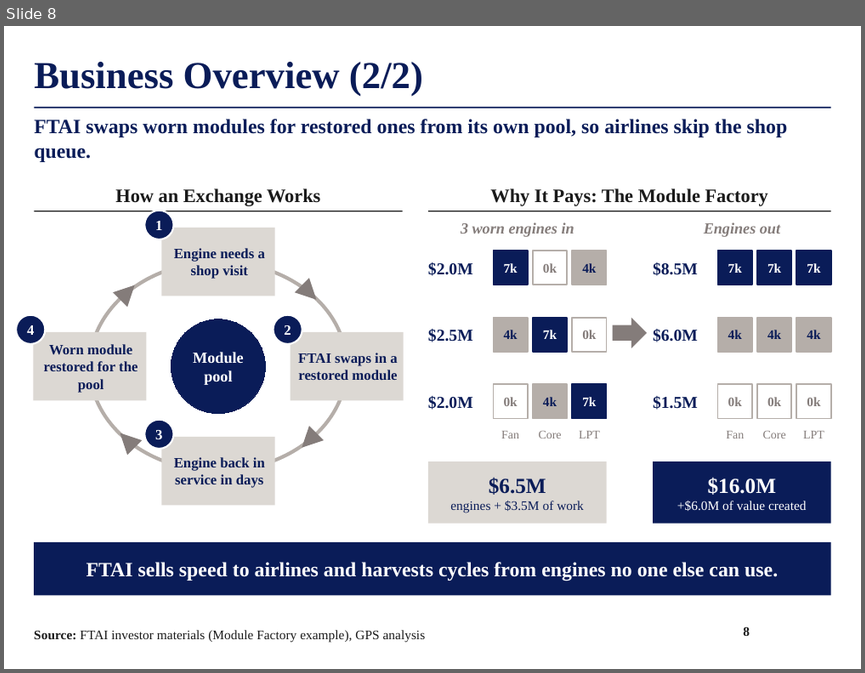
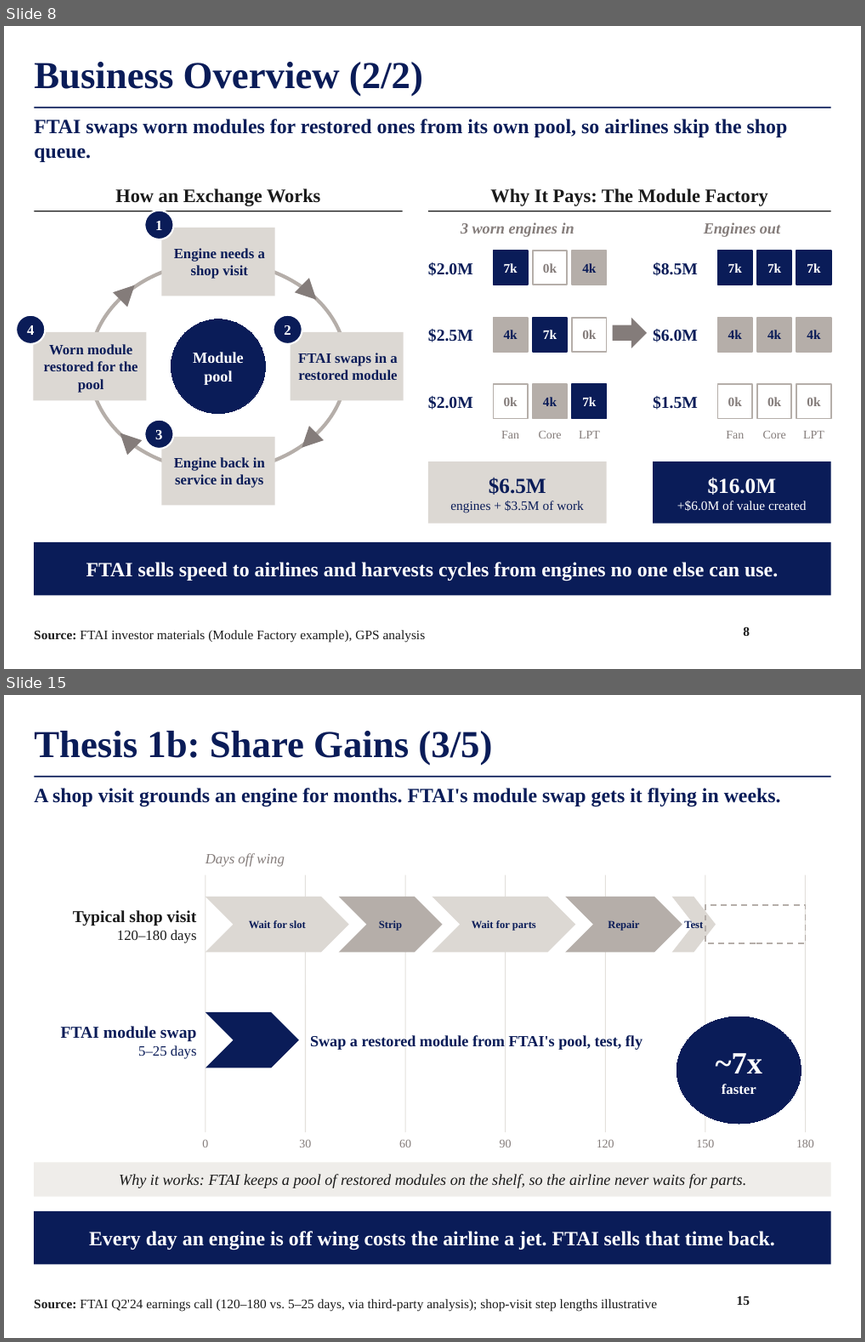
Before and after one commit to maxlsmls-dot/SPOT, a slide deck: deck/FTAI_Long_Pitch.pptx. Shown one above the other, each under a label of ours: slide 8 before the commit, slides 8 and 15 after it; the slides between them are not shown. The pictures are 865x673 and 865x1342 pixels, drawn with LibreOffice and Linux fonts; fonts in the diff are those of the drawing; background and template pictures are left out. Boxes give left, top, right and bottom in pixels: in the first picture for what was removed or moved away, otherwise in the second. Text is boxed around its words. In the diff, an @@ line names an element or a change of style, - is before the commit and + after.

```diff
--- a/deck/FTAI_Long_Pitch.pptx
+++ b/deck/FTAI_Long_Pitch.pptx
@@ slide 15 added at (x1=4, y1=695, x2=861, y2=1338), background #FFFFFF; not listed: 1 template element that a slide beside it also shows @@
@@ title added at (x1=34, y1=731, x2=492, y2=765), 32 pt, text #0A1C58, bold @@
+Thesis 1b: Share Gains (3/5)
@@ text added at (x1=34, y1=788, x2=781, y2=806), 17 pt, text #0A1C58, bold @@
+A shop visit grounds an engine for months. FTAI's module swap gets it flying in weeks.
@@ text added at (x1=205, y1=853, x2=284, y2=867), 12 pt, text #847C7A, italic @@
+Days off wing
@@ line added from (205, 875) to (205, 1132), #E3E0DC 0.75 pt @@
@@ chevron added at (x1=205, y1=896, x2=349, y2=952), fill #DCD8D3, 9 pt, text #0A1C58, bold @@
+Wait for slot
@@ line added from (306, 875) to (306, 1132), #E3E0DC 0.75 pt @@
@@ chevron added at (x1=339, y1=896, x2=443, y2=952), fill #B5AEA9, 9 pt, text #0A1C58, bold @@
+Strip
@@ line added from (405, 875) to (405, 1132), #E3E0DC 0.75 pt @@
@@ chevron added at (x1=432, y1=896, x2=575, y2=952), fill #DCD8D3, 9 pt, text #0A1C58, bold @@
+Wait for parts
@@ line added from (506, 875) to (506, 1132), #E3E0DC 0.75 pt @@
@@ chevron added at (x1=565, y1=896, x2=681, y2=952), fill #B5AEA9, 9 pt, text #0A1C58, bold @@
+Repair
@@ line added from (606, 875) to (606, 1132), #E3E0DC 0.75 pt @@
@@ chevron added at (x1=671, y1=896, x2=715, y2=952), fill #DCD8D3, 9 pt, text #0A1C58, bold @@
+Test
@@ line added from (705, 875) to (705, 1132), #E3E0DC 0.75 pt @@
@@ line added from (805, 875) to (805, 1132), #E3E0DC 0.75 pt @@
@@ text added at (x1=73, y1=910, x2=197, y2=943), 14 pt, text #1A1A1A, bold @@
+Typical shop visit
+120–180 days
@@ rectangle added at (x1=705, y1=905, x2=805, y2=943), outline #B5AEA9 1.25 pt dashed @@
@@ text added at (x1=61, y1=1026, x2=197, y2=1059), 14 pt, text #0A1C58, bold @@
+FTAI module swap
+5–25 days
@@ chevron added at (x1=205, y1=1012, x2=299, y2=1067), fill #0A1C58 @@
@@ ellipse added at (x1=676, y1=1016, x2=800, y2=1123), fill #0A1C58, outline #0A1C58 0.75 pt, 12 pt, text #FFFFFF, bold @@
+~7x
+faster
@@ text added at (x1=310, y1=1035, x2=642, y2=1049), 13 pt, text #0A1C58, bold @@
+Swap a restored module from FTAI's pool, test, fly
@@ text added at (x1=202, y1=1140, x2=208, y2=1147), 10 pt, text #847C7A @@
+0
@@ text added at (x1=299, y1=1140, x2=311, y2=1147), 10 pt, text #847C7A @@
+30
@@ text added at (x1=399, y1=1140, x2=411, y2=1147), 10 pt, text #847C7A @@
+60
@@ text added at (x1=500, y1=1140, x2=511, y2=1147), 10 pt, text #847C7A @@
+90
@@ text added at (x1=596, y1=1140, x2=614, y2=1147), 10 pt, text #847C7A @@
+120
@@ text added at (x1=696, y1=1140, x2=714, y2=1147), 10 pt, text #847C7A @@
+150
@@ text added at (x1=796, y1=1140, x2=814, y2=1147), 10 pt, text #847C7A @@
+180
@@ rectangle added at (x1=34, y1=1162, x2=831, y2=1197), fill #EFEDEA, 13 pt, text #1A1A1A, italic @@
+Why it works: FTAI keeps a pool of restored modules on the shelf, so the airline never waits for parts.
@@ rectangle added at (x1=34, y1=1211, x2=831, y2=1264), fill #0A1C58, 17 pt, text #FFFFFF, bold @@
+Every day an engine is off wing costs the airline a jet. FTAI sells that time back.
@@ text added at (x1=34, y1=1299, x2=657, y2=1311), 11 pt, text #1A1A1A @@
+Source: FTAI Q2'24 earnings call (120–180 vs. 5–25 days, via third-party analysis); shop-visit step lengths illustrative
@@ page number added at (x1=737, y1=1296, x2=749, y2=1304), 11 pt, text #1A1A1A, bold @@
+15
```
Also in this commit, not shown: 4 other slides added, 1 other file.
